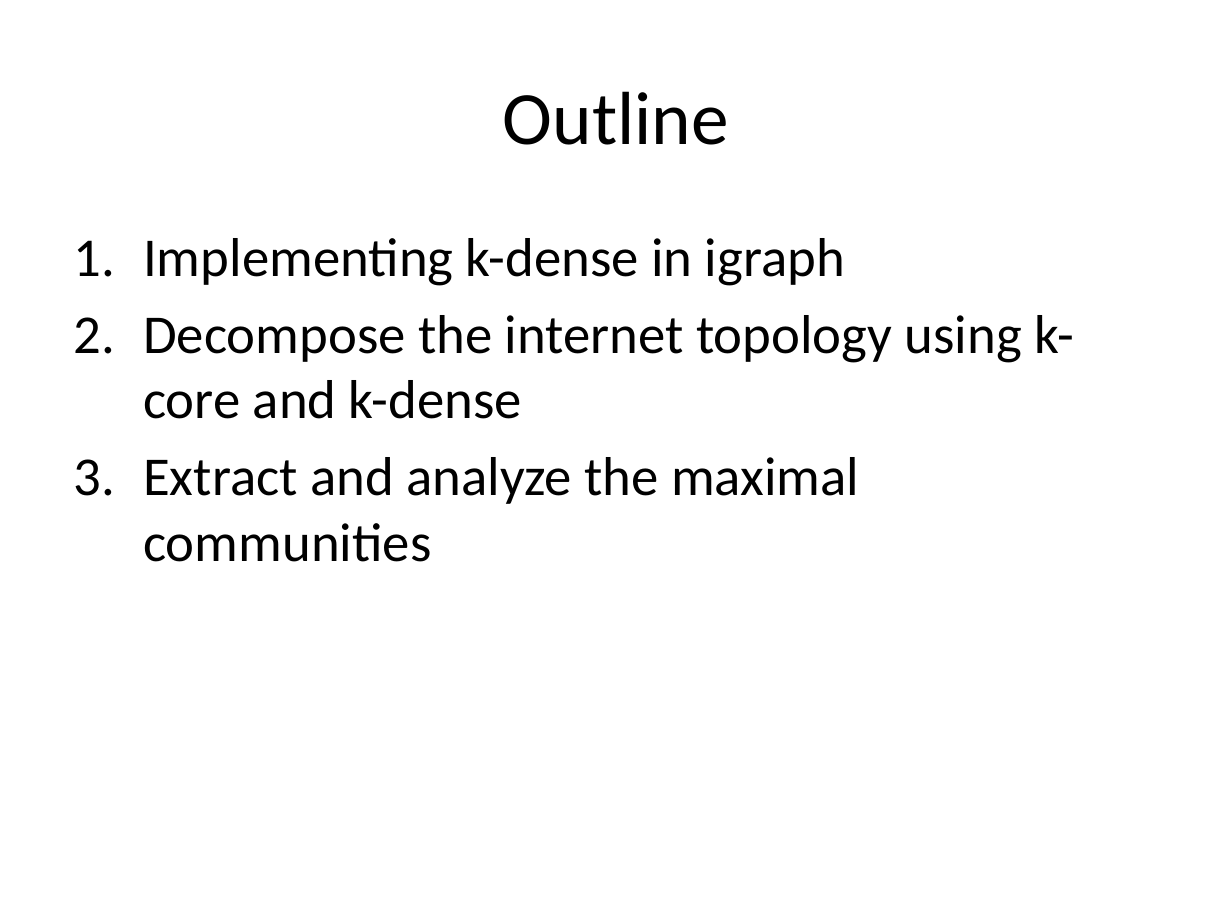
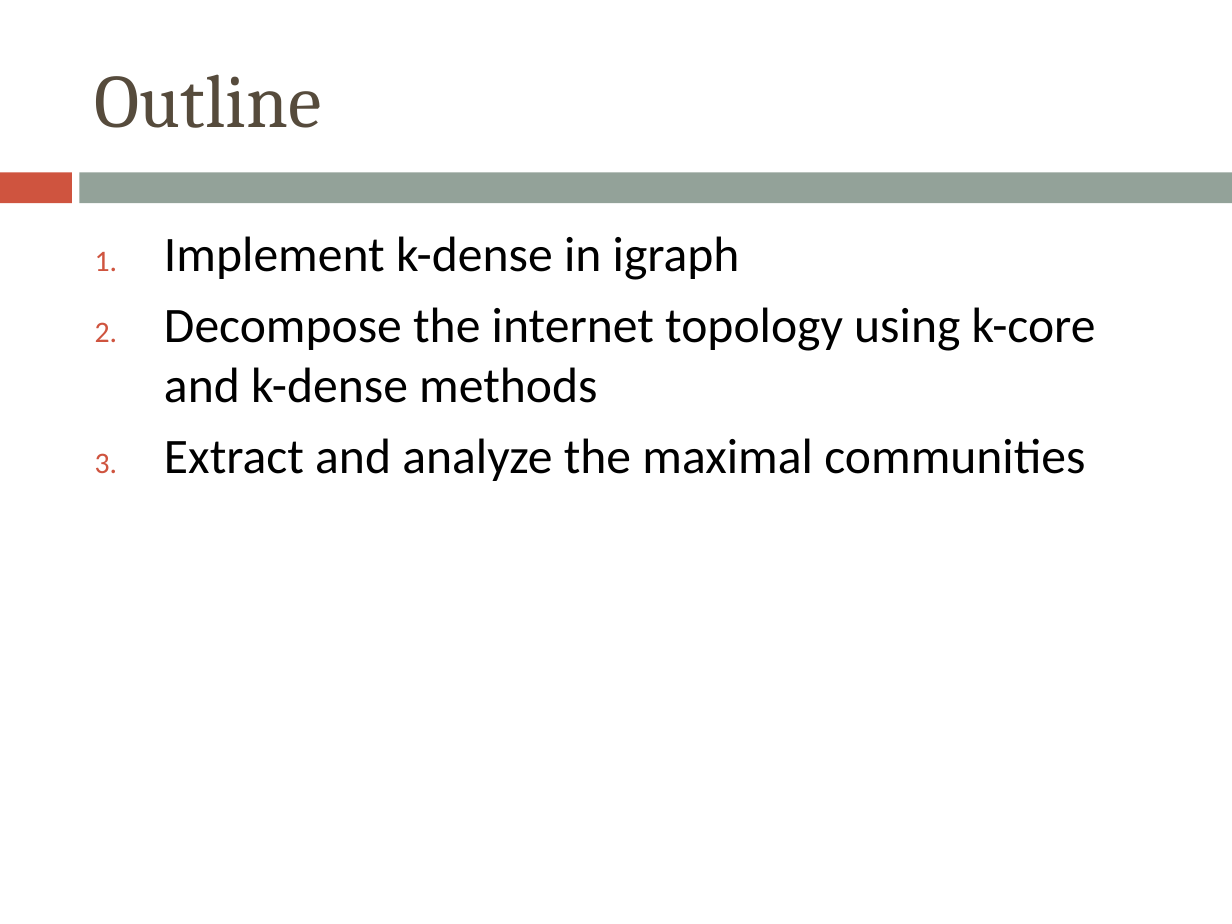
Before and after one commit to morellid/k-dense, a slide deck: slide 2 of presentation/kcore-kdense.pptx. Drawn at 1232x924 pixels with LibreOffice and Linux fonts; fonts in the diff are those of the drawing. Boxes give left, top, right and bottom in pixels: in the first picture for what was removed or moved away, otherwise in the second. Text is boxed around its words. In the diff, an @@ line names an element or a change of style, - is before the commit and + after.

```diff
--- a/presentation/kcore-kdense.pptx
+++ b/presentation/kcore-kdense.pptx
@@ title "Outline": place and size @@
-title "Outline" at [503,91,729,145]
+title "Outline" at [95,74,322,128]
@@ title "Outline" at [95,74,322,128]: font Calibri to Cambria, text colour #000000 to #564B3C; alignment centre to left @@
@@ rectangle added at [0,172,71,203], fill #CF543F @@
@@ rectangle added at [80,172,1232,203], fill #93A299 @@
@@ text "Implement k-dense in igraph": place and size @@
-text "Implement k-dense in igraph" at [143,238,1074,562]
+text "Implement k-dense in igraph" at [164,236,1096,481]
@@ text at [164,236,1096,403]: text changed; size 32 to 29 pt @@
-1. Implementing k-dense in igraph
-2. Decompose the internet topology using k-core and k-dense
+1. Implement k-dense in igraph
+2. Decompose the internet topology using k-core and k-dense methods
@@ text at [164,438,1085,481]: size 32 to 29 pt in "Extract and analyze the maximal communities" @@
```
Also in this commit, not shown: 12 other slides changed, 1 slide added, 1 slide removed.
